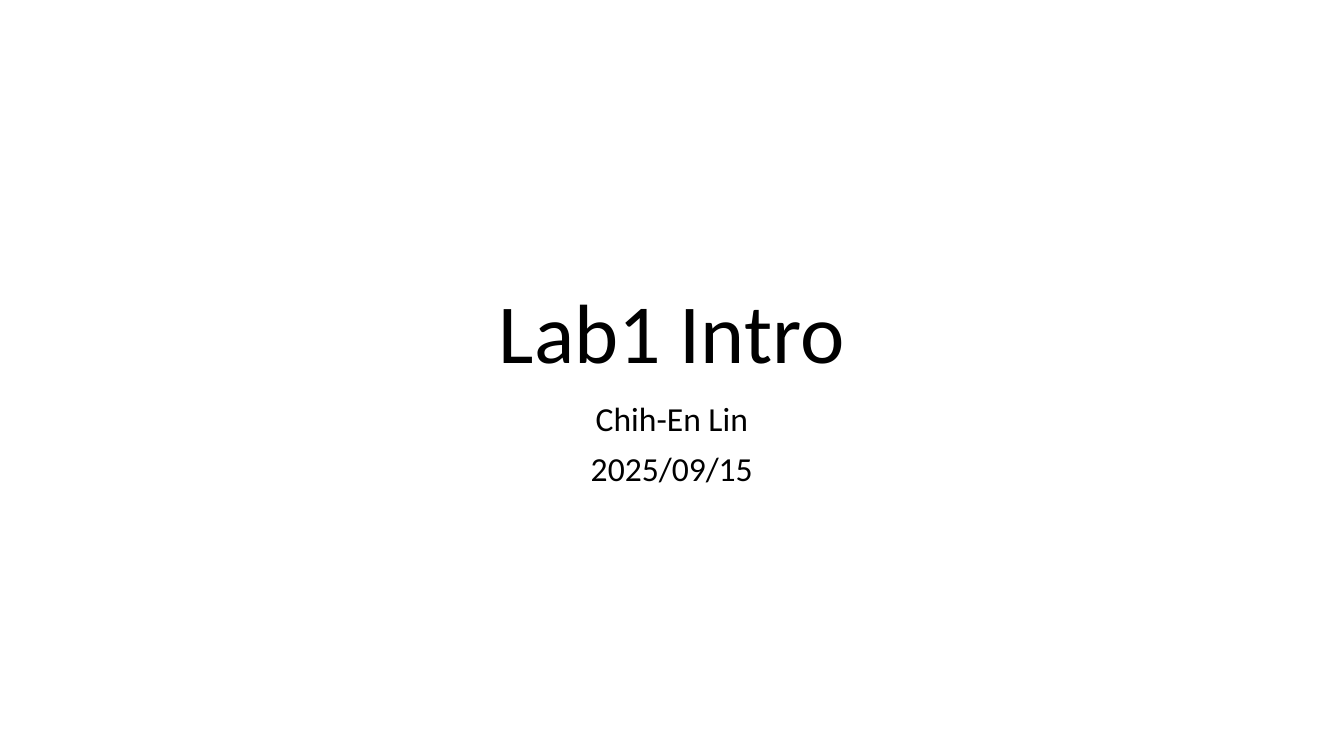
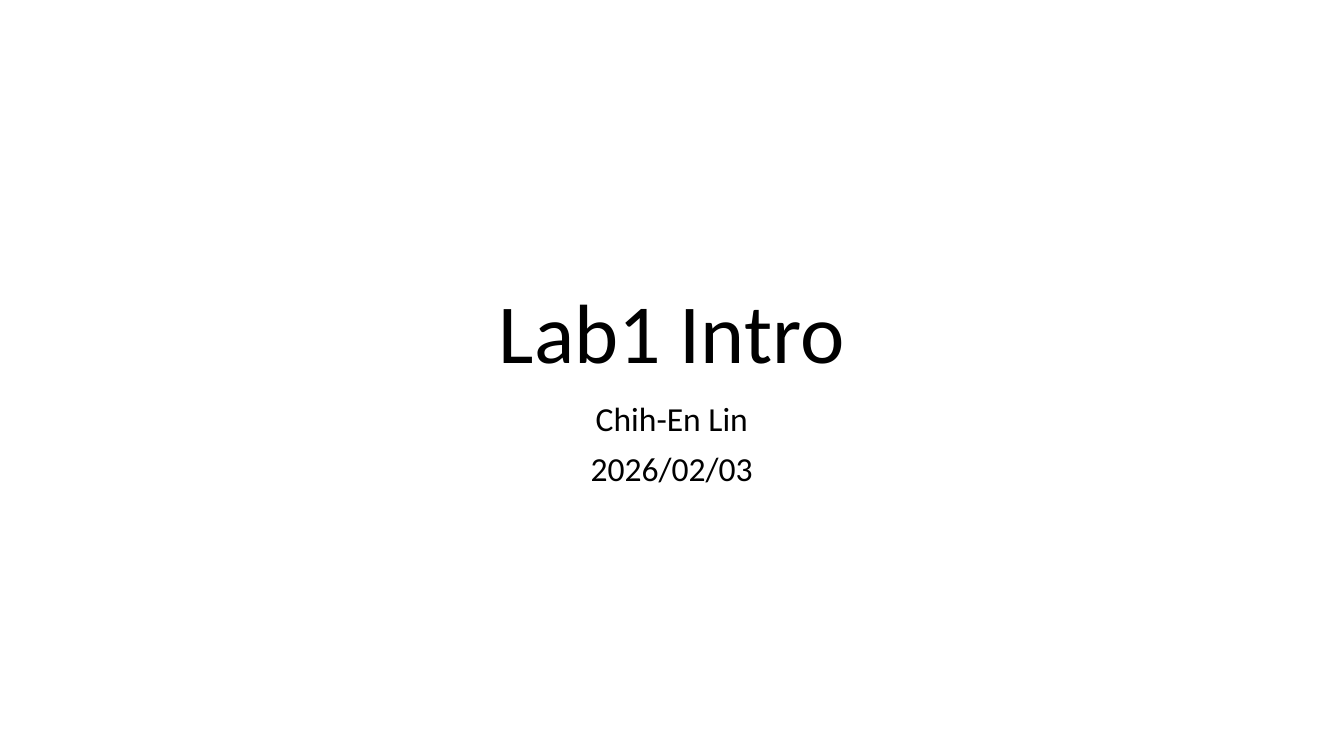
Before and after one commit to antoniobianchi333/cs408, a slide deck: slide 1 of labs/lab1/slides/lab1_intro.pptx. Drawn at 1344x756 pixels with LibreOffice and Linux fonts; fonts in the diff are those of the drawing. Boxes give left, top, right and bottom in pixels: in the first picture for what was removed or moved away, otherwise in the second. Text is boxed around its words. In the diff, an @@ line names an element or a change of style, - is before the commit and + after.

```diff
--- a/labs/lab1/slides/lab1_intro.pptx
+++ b/labs/lab1/slides/lab1_intro.pptx
@@ subtitle at (591,457,753,483): text changed @@
-2025/09/15
+2026/02/03
```
Also in this commit, not shown: 4 other slides changed.
